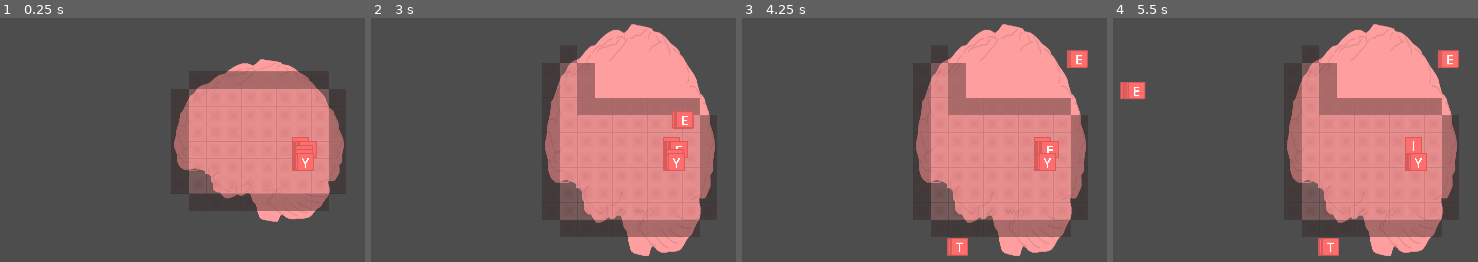
Above: before the commit, frames 1-4 (left to right).
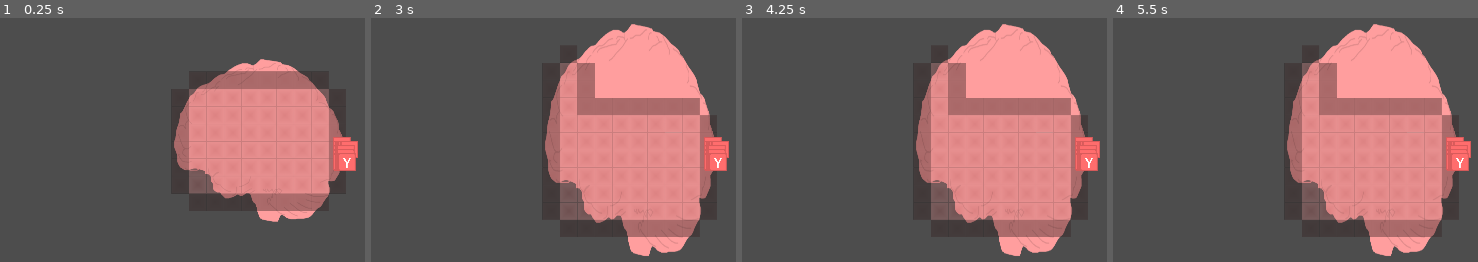
Above: after the commit, the same moments.

Repository: hulien22/ldjam54
Game: Godot game, scene res://scenes/braintesting.tscn
Same seed, same stepped clock (60 frames per second), same inputs: the game is played once before the commit and once after it. This scene is started directly instead of the project's main scene.
Inputs (mouse positions are in pixels of both pictures, inside the frame that each line leads up to):
- Up to frame 1 (0.25 s): no input
- Up to frame 2 (3 s): click (568, 79) at 0.52 s; click (568, 71) at 1.27 s; click (568, 61) at 2.02 s; tap Enter at 2.75 s; drag from (670, 144) to (703, 59) at 2.77 s
- Up to frame 3 (4.25 s): tap Space at 3.5 s; drag from (1041, 149) to (957, 247) at 3.52 s
- Up to frame 4 (5.5 s): tap Enter at 4.25 s; move the mouse to (1415, 149) at 4.27 s; click (1415, 149) at 4.42 s; tap Space at 5 s; drag from (1415, 149) to (1127, 91) at 5.02 s

The runs differ from the first frame. In frame 1, 1.8% of the frame differs, in the area x 80-99%, y 48-63%; in frame 2, 2.2%; in frame 3, 2.6%; in frame 4, 3.0%, in the area x 1-99%, y 13-98%.

Commit message:
bit of cleanup

Diff:
--- a/scenes/braintesting.tscn
+++ b/scenes/braintesting.tscn
@@ -9,5 +9,4 @@
 size = Vector2(16, 16)
 starting_size = Vector2(8, 6)
 starting_offset = Vector2(4, 5)
-canBuyTiles = true
 state_ = 1
--- a/scripts/Brain.gd
+++ b/scripts/Brain.gd
@@ -8,7 +8,7 @@
 @export var starting_offset: Vector2
 @export var spread: float = 0
 @export var tileScale: float=0.07
-@export var canBuyTiles: bool= false
+#@export var canBuyTiles: bool= false
 @export var state_: Global.BrainState = Global.BrainState.VIEW_ONLY;
 @export var target_brain_grid_ratio:float = 1.0
 # the actual grid and whether or not the grid tiles are available
@@ -44,11 +44,14 @@
 			#tile.position = Vector2(i*tile.get_width()*tileScale+i*spread,0)
 			#tiles.append(tile)
 			#add_child(tile)
-	spawn_new_word("I", Vector2(100,10));
-	spawn_new_word("BECAUSE", Vector2(100,20));
-	spawn_new_word("LIKE", Vector2(100,30));
-	spawn_new_word("TEST", Vector2(100,40));
-	spawn_new_word("TASTY", Vector2(100,50));
+
+	# game control should probably call these instead
+	spawn_new_word("I", Vector2(200,10));
+	spawn_new_word("BECAUSE", Vector2(200,20));
+	spawn_new_word("LIKE", Vector2(200,30));
+	spawn_new_word("TEST", Vector2(200,40));
+	spawn_new_word("TASTY", Vector2(200,50));
+
 	render()
 
 func render_grid():
@@ -127,34 +130,45 @@
 	state_ = s;
 	match s:
 		Global.BrainState.ADDING_NEW_WORDS:
-			# update all words accordingly
-			pass
+			# update all word tiles to be draggable
+			for word_tile in word_tiles:
+				word_tile.set_state(Global.TileState.DRAGGABLE);
 		Global.BrainState.EXPANDING:
+			for word_tile in word_tiles:
+				word_tile.set_state(Global.TileState.VIEW_ONLY);
+			cleanup_abandoned_word_tiles()
 			pass
 		Global.BrainState.COMBAT:
+			for word_tile in word_tiles:
+				word_tile.set_state(Global.TileState.CLICKABLE);
+			cleanup_abandoned_word_tiles()
 			pass
 		Global.BrainState.VIEW_ONLY:
+			for word_tile in word_tiles:
+				word_tile.set_state(Global.TileState.VIEW_ONLY);
+			cleanup_abandoned_word_tiles()
 			pass
 
-
-#func _process(delta):
-#	var cursorPos = get_global_mouse_position()
-#	mouse_to_grid(cursorPos)
-#
-#
-#func mouse_to_grid(pos):
-#	pass
-
 func _on_tile_clicked(gridPosn:Vector2):
-	assert(state_ == Global.BrainState.EXPANDING);
 	print(gridPosn)
-	if canBuyTiles:
+	if state_ == Global.BrainState.EXPANDING:
 		var clickedTile = grid[gridPosn.y][gridPosn.x]
 		if clickedTile.isLocked():
 			clickedTile.unlock()
 			render()
-#		else:
-#			clickedTile.lock()
+	else:
+		push_warning("got tile clicked signal while in unexpected state: ", state_);
+
+func spawn_new_word(word: String, global_posn: Vector2):
+#	assert(state_ == Global.BrainState.ADDING_NEW_WORDS);
+	var word_tile = wordTileScene.instantiate();
+	word_tile.word = word;
+	word_tile.connect("was_dropped", _handle_dropped_word_tile);
+	word_tile.global_position = global_posn;
+	word_tile.tileScale = tileScale
+	word_tile.spread = spread;
+	word_tiles.append(word_tile)
+	$WordsHolder.add_child(word_tile);
 
 
 func check_for_valid_placement(word_tile:WordTile) -> Array:
@@ -204,16 +218,6 @@
 				return true
 	return false
 
-func spawn_new_word(word: String, global_posn: Vector2):
-	var word_tile = wordTileScene.instantiate();
-	word_tile.word = word;
-	word_tile.connect("was_dropped", _handle_dropped_word_tile);
-	word_tile.global_position = global_posn;
-	word_tile.tileScale = tileScale
-	word_tile.spread = spread;
-	word_tiles.append(word_tile)
-	$WordsHolder.add_child(word_tile);
-
 func _handle_dropped_word_tile(word_tile: WordTile):
 	print("DROPPED ", word_tile.word, " ", word_tile);
 	var res:Array = check_for_valid_placement(word_tile);
@@ -234,4 +238,8 @@
 
 
 func cleanup_abandoned_word_tiles():
-	pass
+	#loop backwards to deal with deletion issues
+	for i in range(word_tiles.size() - 1, -1, -1):
+		if (!word_tiles[i].on_grid()):
+			word_tiles[i].queue_free();
+			word_tiles.remove_at(i);
